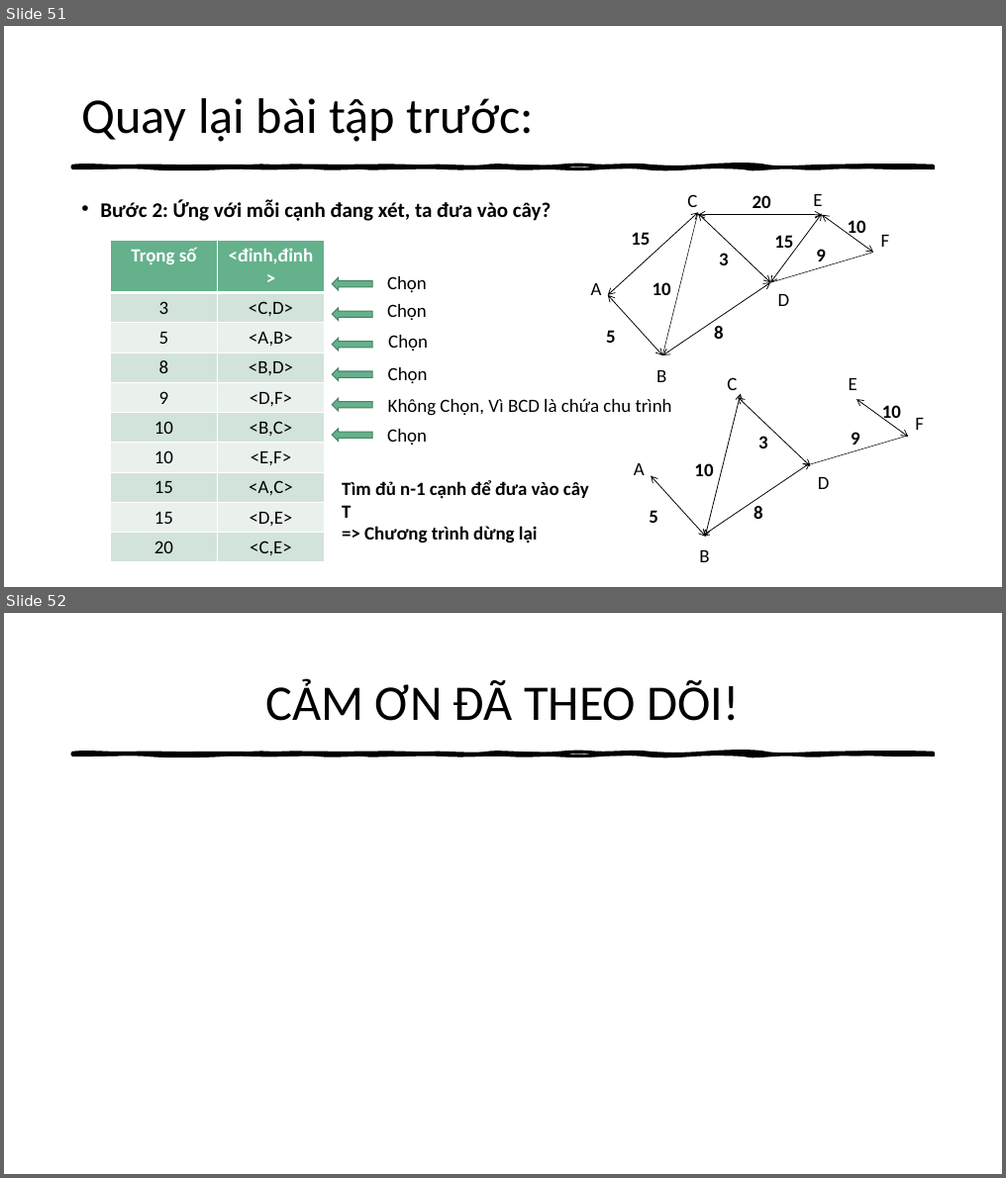
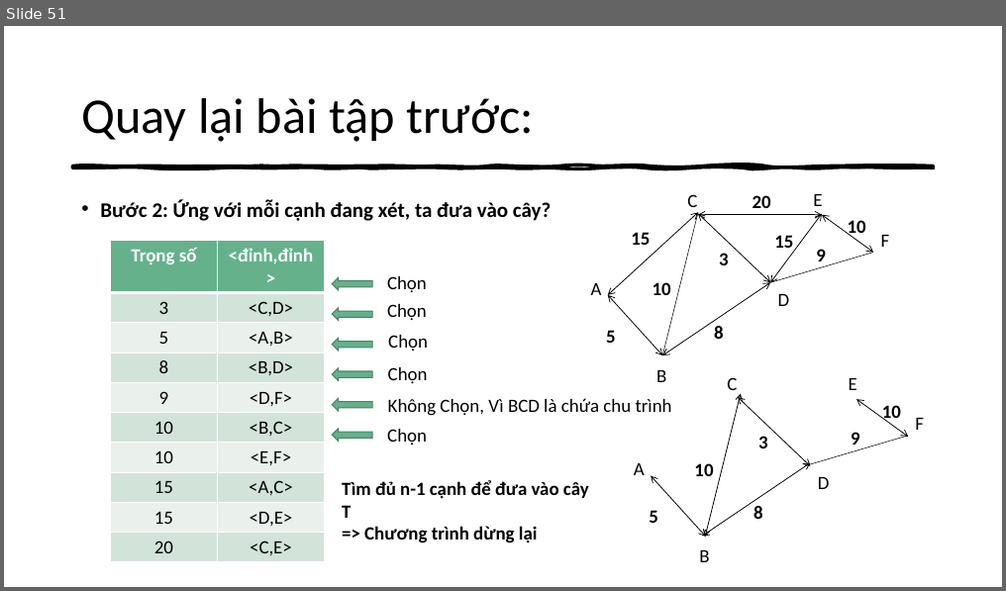
Before and after one commit to thathcmus/CTDL_GT, a slide deck: 1_Slide_Nhom2_Ca_Chieu_Cau_Truc_Du_Lieu_Do_Thi_Va_Ung_Dung.pptx. Shown one above the other, each under a label of ours: slides 51 and 52 before the commit, slide 51 after it. The pictures are 1006x1178 and 1006x591 pixels, drawn with LibreOffice and Linux fonts; fonts in the diff are those of the drawing. Boxes give left, top, right and bottom in pixels: in the first picture for what was removed or moved away, otherwise in the second. Text is boxed around its words. In the diff, an @@ line names an element or a change of style, - is before the commit and + after.

```diff
--- a/1_Slide_Nhom2_Ca_Chieu_Cau_Truc_Du_Lieu_Do_Thi_Va_Ung_Dung.pptx
+++ b/1_Slide_Nhom2_Ca_Chieu_Cau_Truc_Du_Lieu_Do_Thi_Va_Ung_Dung.pptx
@@ slide 52 removed at (x1=4, y1=613, x2=1002, y2=1174), background #FFFFFF; not listed: 1 template element that a slide beside it also shows @@
@@ title removed at (x1=266, y1=679, x2=740, y2=721) @@
-CẢM ƠN ĐÃ THEO DÕI!
```
Also in this commit, not shown: 7 slides changed, 8 slides added, 6 other slides removed, 3 other files.
